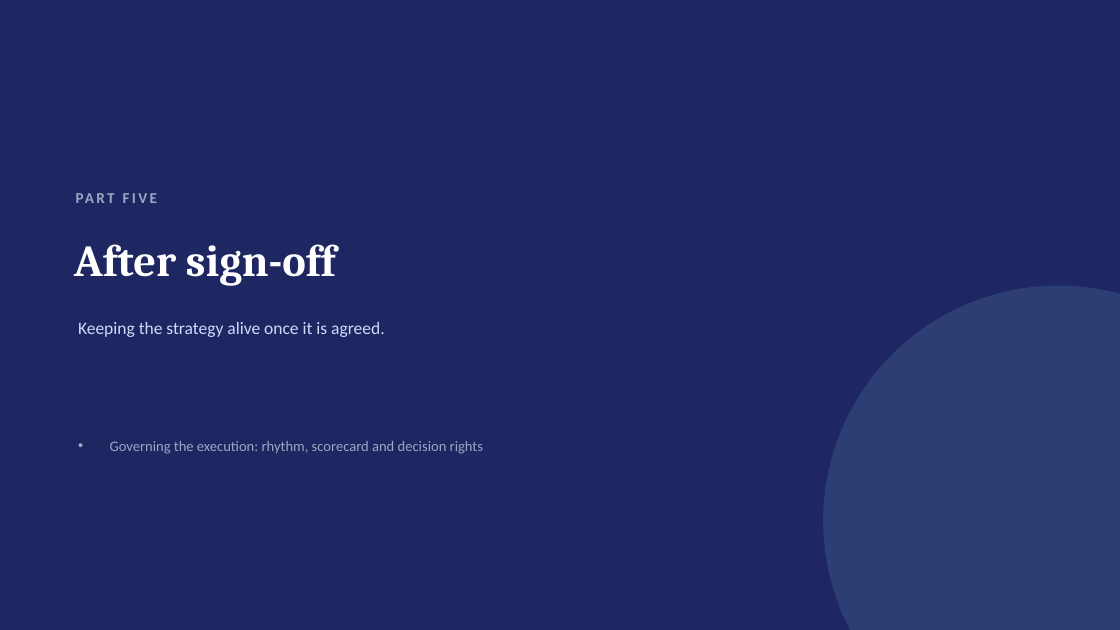
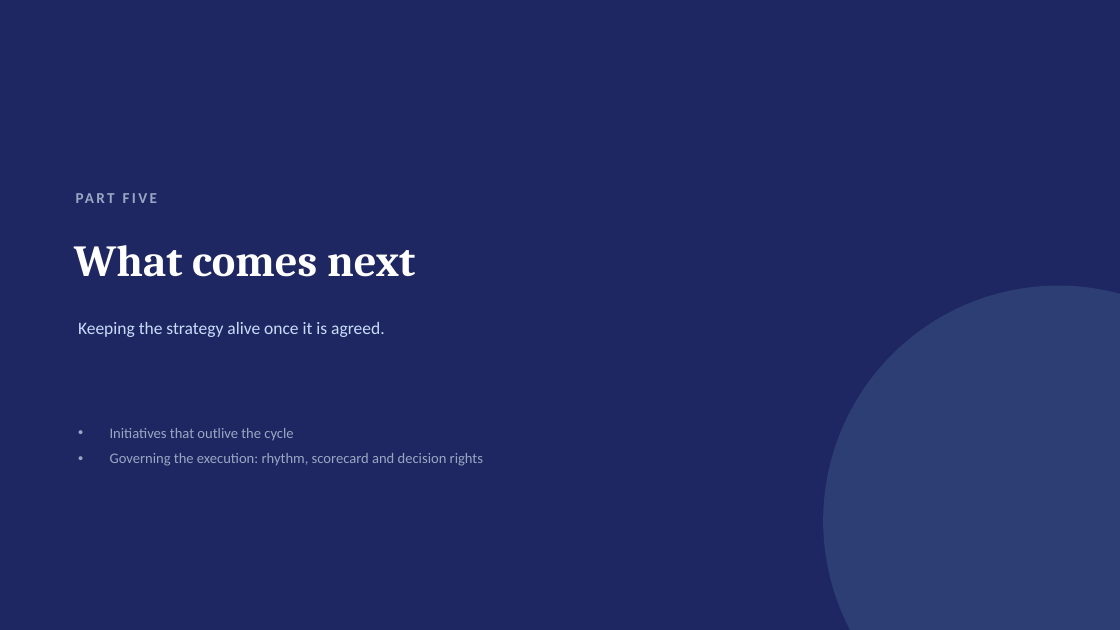
Before and after one commit to dhajjar-cyber/bae, a slide deck: slide 28 of FSI strategy/EAI&D-FSI-Strategy-Development-Plan.pptx (slide 27 before the commit). Drawn at 1120x630 pixels with LibreOffice and Linux fonts; fonts in the diff are those of the drawing. Boxes give left, top, right and bottom in pixels: in the first picture for what was removed or moved away, otherwise in the second. Text is boxed around its words. In the diff, an @@ line names an element or a change of style, - is before the commit and + after.

```diff
--- a/FSI strategy/EAI&D-FSI-Strategy-Development-Plan.pptx
+++ b/FSI strategy/EAI&D-FSI-Strategy-Development-Plan.pptx
@@ text at [74, 245, 415, 277]: text changed @@
-After sign-off
+What comes next
@@ text at [110, 428, 293, 440]: paragraph added @@
+• Initiatives that outlive the cycle
```
Also in this commit, not shown: 4 other slides changed, 2 slides added, 1 other file.
